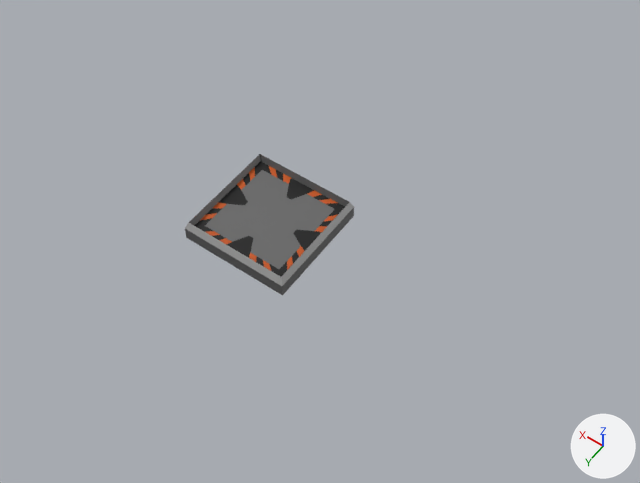
Renders of the Blender file WIP/MainBuildings.blend from each side of a commit.
Rendered twice from a 50 mm lens placed at (-18.4, 21.5, 34.4), pointed at (-4.4, 1.9, 3.7). Lighting does not change. The marker at lower right points along +X, +Y and +Z.

In view in the first picture: 'Placement'.
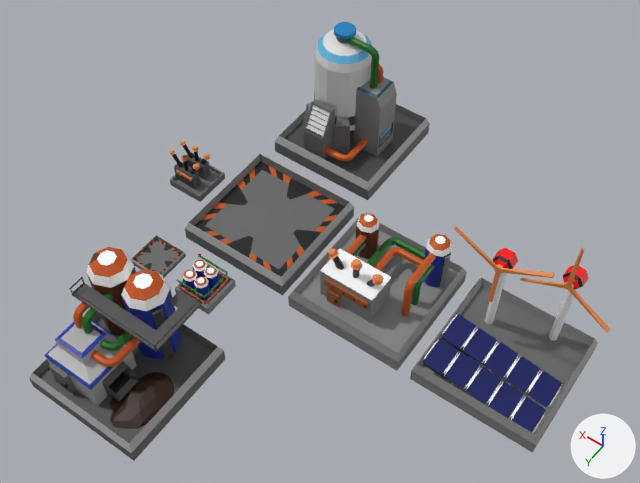
Commit message: Add buildings models

Boxes [x1, y1, x2, y2] around the edits, measured in the pictures (640 x 483 px):
'WaterRecycler', shown
    after: [29, 247, 225, 461]
'SolarElectricityproduction', added
    after: [410, 226, 611, 453]
'GeothermicElectricityProduction', added
    after: [288, 213, 467, 371]
    faces in mat_material_001 (picture img_pallette_png): [288, 213, 467, 371]
    faces in mat_material_002 (picture img_pallette_png_003): [320, 249, 392, 323]
'Cube.002', shown
    after: [275, 22, 430, 200]
'Batteries', added
    after: [169, 141, 225, 202]
'WaterStorage', added
    after: [175, 254, 236, 315]
'PlacementSmall', added
    after: [131, 235, 186, 278]

The change in detail:
Picture 'Pallette.png.005' (img_pallette_png_005) is new.
Picture 'Pallette.png.004' (img_pallette_png_004) is new.
Picture 'Pallette.png.003' (img_pallette_png_003) is new.
Material 'Material.005' (mat_material_005) is new.
Its texture is img_pallette_png_005.
Material 'Material.004' (mat_material_004) is new.
Its texture is img_pallette_png_004.
Material 'Material.002' (mat_material_002) is new.
Its texture is img_pallette_png_003.
Mesh me_cube_008 is new.
It has 296 vertices, 258 faces, 2 loose edges and spans x -2.33..4.74, y -3.0..3.05, z -0.37..7.49.
It uses material mat_material_005 (picture img_pallette_png_005).
Mesh me_cube_007 is new.
It has 100 vertices, 62 faces and spans x -3.0..3.0, y -3.0..3.0, z -0.37..0.79.
It uses material mat_material_004 (picture img_pallette_png_004).
Mesh me_cube_005 is new.
It has 806 vertices, 661 faces and spans x -1.97..4.03, y -3.0..3.0, z -0.71..3.17.
Faces by material slot: [486, 175].
It uses material mat_material_001 (picture img_pallette_png).
It uses material mat_material_002 (picture img_pallette_png_003).
Mesh me_cube_004 is new.
It has 724 vertices, 613 faces and spans x -1.0..1.0, y -1.0..1.0, z -0.08..1.23.
It uses material mat_material_001 (picture img_pallette_png).
Mesh me_cube_001 is new.
It has 624 vertices, 548 faces and spans x -1.0..1.23, y -1.0..1.0, z -0.06..2.04.
It uses material mat_material_001 (picture img_pallette_png).
Object 'WaterRecycler' (ob_waterrecycler) is now shown.
Object 'WaterRecycler' (ob_waterrecycler) moves from (0.0, 0.0, 0.0) to (0.0, 10.26, 0.0).
Object 'Cube.002' (ob_cube_002) is now shown.
Object 'Cube.002' (ob_cube_002) moves from (0.0, 0.0, 0.0) to (0.0, -7.29, 0.0).
Object 'SolarElectricityproduction' (ob_solarelectricityproduction) is new; it shows me_cube_008.
Its location is (-14.36, 0.39, 0.18).
Object 'PlacementSmall' (ob_placementsmall) is new; it shows me_cube_007.
Its location is (2.96, 5.02, 0.13).
Its scale is (0.311, 0.311, 0.311).
Object 'GeothermicElectricityProduction' (ob_geothermicelectricityproduction) is new; it shows me_cube_005.
Its location is (-7.69, 0.39, 0.18).
Object 'WaterStorage' (ob_waterstorage) is new; it shows me_cube_004.
Its location is (0.0, 5.01, 0.0).
Object 'Batteries' (ob_batteries) is new; it shows me_cube_001.
Its location is (4.76, 0.0, 0.0).
